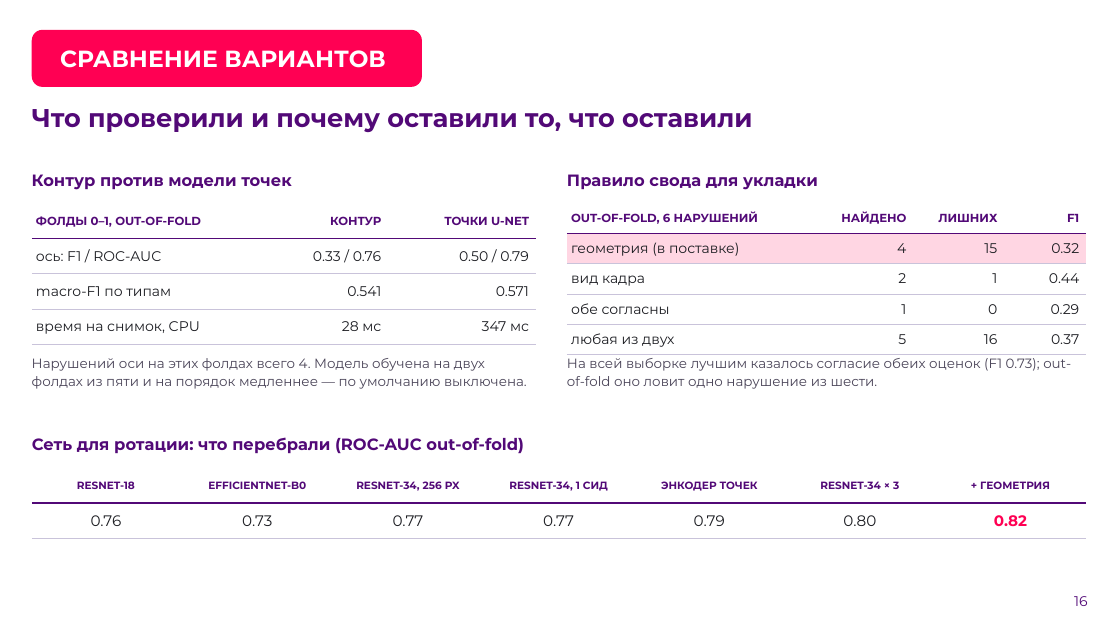
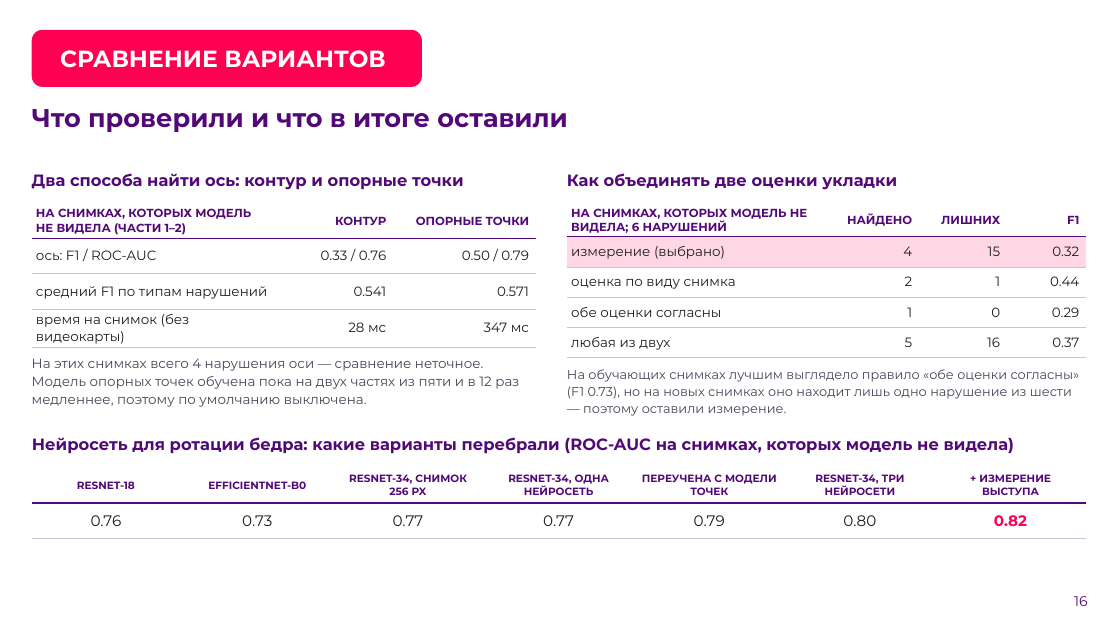
Before and after one commit to theorcos239/LCT_2026, a slide deck: slide 16 of docs/presentation/DXA_QC_pitch.pptx. Drawn at 1120x630 pixels with LibreOffice and Linux fonts; fonts in the diff are those of the drawing; background and template pictures are left out. Boxes give left, top, right and bottom in pixels: in the first picture for what was removed or moved away, otherwise in the second. Text is boxed around its words. In the diff, an @@ line names an element or a change of style, - is before the commit and + after.

```diff
--- a/docs/presentation/DXA_QC_pitch.pptx
+++ b/docs/presentation/DXA_QC_pitch.pptx
@@ text at (32,109,567,132): text changed @@
-Что проверили и почему оставили то, что оставили
+Что проверили и что в итоге оставили
@@ text at (32,173,464,190): text changed @@
-Контур против модели точек
+Два способа найти ось: контур и опорные точки
@@ text at (567,173,897,190): text changed @@
-Правило свода для укладки
+Как объединять две оценки укладки
@@ table at (32,203,536,348) @@
-row 1, column 1: ФОЛДЫ 0–1, OUT-OF-FOLD
+row 1, column 1: НА СНИМКАХ, КОТОРЫХ МОДЕЛЬ НЕ ВИДЕЛА (ЧАСТИ 1–2)
-row 1, column 3: ТОЧКИ U-NET
+row 1, column 3: ОПОРНЫЕ ТОЧКИ
-row 3, column 1: macro-F1 по типам
+row 3, column 1: средний F1 по типам нарушений
-row 4, column 1: время на снимок, CPU
+row 4, column 1: время на снимок (без видеокарты)
@@ size 12 to 11.5 pt in "ось: F1 / ROC-AUC", "0.33 / 0.76", "0.50 / 0.79", "0.541" and 3 more places @@
@@ table at (567,203,1086,357) @@
-row 1, column 1: OUT-OF-FOLD, 6 НАРУШЕНИЙ
+row 1, column 1: НА СНИМКАХ, КОТОРЫХ МОДЕЛЬ НЕ ВИДЕЛА; 6 НАРУШЕНИЙ
-row 2, column 1: геометрия (в поставке)
+row 2, column 1: измерение (выбрано)
-row 3, column 1: вид кадра
+row 3, column 1: оценка по виду снимка
-row 4, column 1: обе согласны
+row 4, column 1: обе оценки согласны
@@ size 12 to 11.5 pt in "4", "15", "0.32", "2" and 9 more places @@
@@ text at (32,358,519,407): text changed @@
-Нарушений оси на этих фолдах всего 4. Модель обучена на двух фолдах из пяти и на порядок медленнее — по умолчанию выключена.
+На этих снимках всего 4 нарушения оси — сравнение неточное. Модель опорных точек обучена пока на двух частях из пяти и в 12 раз медленнее, поэтому по умолчанию выключена.
@@ text at (567,369,1080,416): text changed; size 11.5 to 11 pt @@
-На всей выборке лучшим казалось согласие обеих оценок (F1 0.73); out-of-fold оно ловит одно нарушение из шести.
+На обучающих снимках лучшим выглядело правило «обе оценки согласны» (F1 0.73), но на новых снимках оно находит лишь одно нарушение из шести — поэтому оставили измерение.
@@ text at (32,437,1014,454): text changed @@
-Сеть для ротации: что перебрали (ROC-AUC out-of-fold)
+Нейросеть для ротации бедра: какие варианты перебрали (ROC-AUC на снимках, которых модель не видела)
@@ table at (32,468,1085,539) @@
-row 1: RESNET-18 | EFFICIENTNET-B0 | RESNET-34, 256 PX | RESNET-34, 1 СИД | ЭНКОДЕР ТОЧЕК | RESNET-34 × 3 | + ГЕОМЕТРИЯ
+row 1: RESNET-18 | EFFICIENTNET-B0 | RESNET-34, СНИМОК 256 PX | RESNET-34, ОДНА НЕЙРОСЕТЬ | ПЕРЕУЧЕНА С МОДЕЛИ ТОЧЕК | RESNET-34, ТРИ НЕЙРОСЕТИ | + ИЗМЕРЕНИЕ ВЫСТУПА
```
Also in this commit, not shown: 23 other slides changed, 1 slide added, 1 slide removed, 32 other files.
